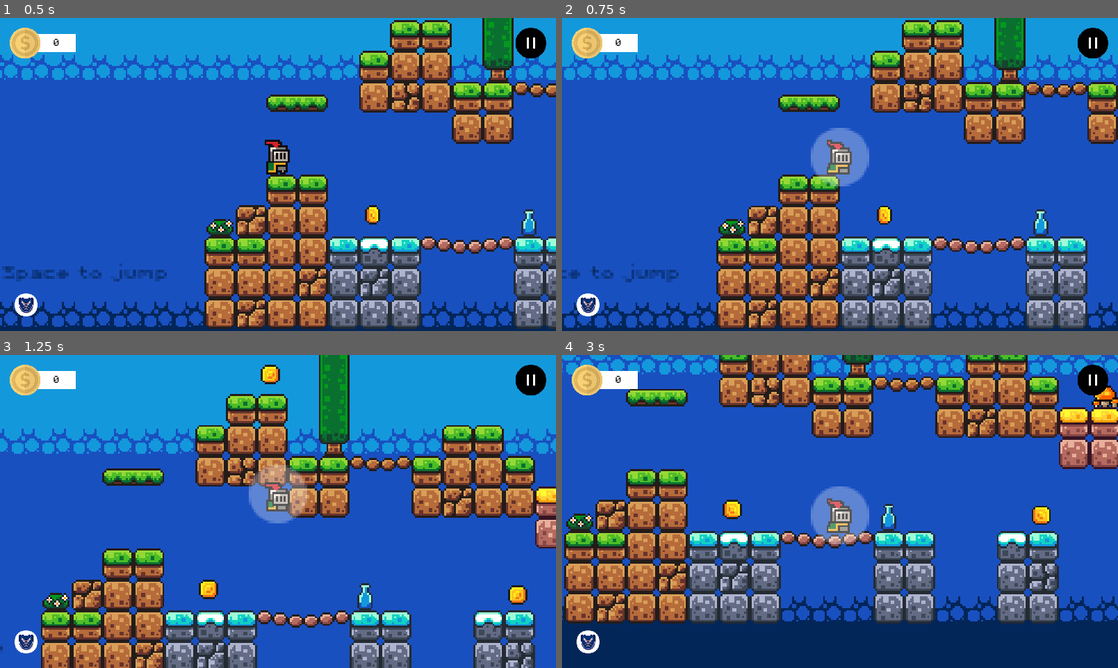
Above: before the commit, frames 1-4 (two rows, left to right).
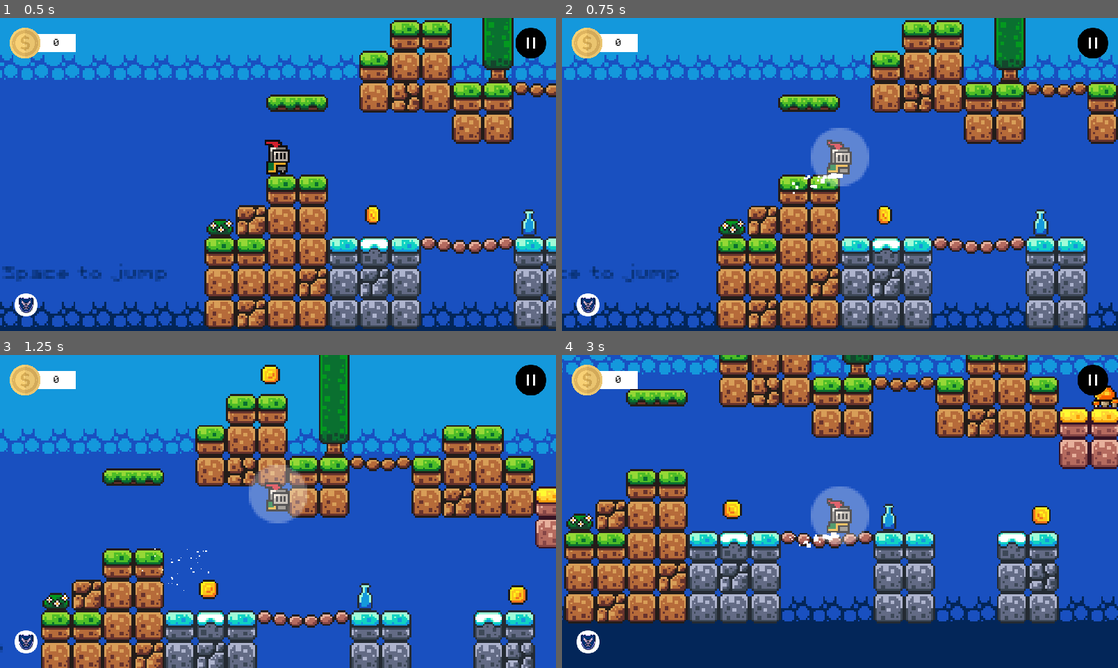
Above: after the commit, the same moments.

Repository: ImadSaddik/FirstGodotGame
Game: Godot game, scene res://scenes/level_1.tscn
Two runs of this game, one before a commit and one after it. Both use one fixed random seed, a clock stepped at 60 frames per second and the inputs below. This scene is started directly instead of the project's main scene.
Inputs:
- Up to frame 1 (0.5 s): no input
- Up to frame 2 (0.75 s): hold Right (move_right) from 0.53 s (still down); tap Shift (shield) at 0.6 s
- Up to frame 3 (1.25 s): keep holding Right (move_right); tap Space (jump) at 0.77, 0.8, 1.07 s
- Up to frame 4 (3 s): tap Space (jump) at 1.35, 1.52, 1.82, 2.3 s; tap Shift (shield) at 1.55, 2.85 s; release Right (move_right) at 2.03 s; hold Left (move_left) 2.03-2.78 s; tap E (hit) at 2.1 s; hold Right (move_right) from 2.78 s (still down)

Frame 1 is identical in both runs. In frame 2, 0.1% of the frame differs, in the area x 41-51%, y 49-57%; in frame 3, less than 0.1%; in frame 4, less than 0.1%.

Commit message:
Added jump particles when player is jumping

Diff:
--- a/scenes/player.tscn
+++ b/scenes/player.tscn
@@ -176,7 +176,28 @@
 [sub_resource type="CircleShape2D" id="CircleShape2D_sfjnd"]
 radius = 5.0
 
-[node name="Player" type="CharacterBody2D" node_paths=PackedStringArray("playerAnimatedSprite", "jumpSoundEffect", "deathSoundEffect", "sword", "deathSoundTimer", "swordCooldownTimer", "shieldCooldownTimer", "swordCooldown", "shield", "playerCollisionShape")]
+[sub_resource type="Curve" id="Curve_oww3d"]
+_data = [Vector2(0, 1), 0.0, 0.0, 0, 0, Vector2(1, 0.32638), 0.0, 0.0, 0, 0]
+point_count = 2
+
+[sub_resource type="CurveTexture" id="CurveTexture_xaxq5"]
+curve = SubResource("Curve_oww3d")
+
+[sub_resource type="ParticleProcessMaterial" id="ParticleProcessMaterial_sx568"]
+particle_flag_disable_z = true
+direction = Vector3(0, 1, 0)
+spread = 90.0
+initial_velocity_min = 10.0
+initial_velocity_max = 50.0
+gravity = Vector3(0, 98, 0)
+linear_accel_min = -2.23517e-06
+linear_accel_max = 30.0
+damping_min = 24.776
+damping_max = 63.731
+scale_max = 3.0
+scale_curve = SubResource("CurveTexture_xaxq5")
+
+[node name="Player" type="CharacterBody2D" node_paths=PackedStringArray("playerAnimatedSprite", "jumpSoundEffect", "deathSoundEffect", "sword", "deathSoundTimer", "swordCooldownTimer", "shieldCooldownTimer", "swordCooldown", "shield", "playerCollisionShape", "walkParticles", "jumpParticles")]
 z_index = 5
 collision_layer = 2
 script = ExtResource("1_qgvji")
@@ -190,6 +211,8 @@
 swordCooldown = NodePath("SwordCooldown")
 shield = NodePath("Shield")
 playerCollisionShape = NodePath("CollisionShape2D")
+walkParticles = NodePath("WalkGPUParticles")
+jumpParticles = NodePath("JumpGPUParticles")
 
 [node name="AnimatedSprite2D" type="AnimatedSprite2D" parent="."]
 position = Vector2(0, -12)
@@ -232,6 +255,21 @@
 wait_time = 15.0
 one_shot = true
 
+[node name="WalkGPUParticles" type="GPUParticles2D" parent="."]
+emitting = false
+amount = 30
+process_material = SubResource("ParticleProcessMaterial_sx568")
+lifetime = 0.3
+one_shot = true
+
+[node name="JumpGPUParticles" type="GPUParticles2D" parent="."]
+emitting = false
+amount = 30
+process_material = SubResource("ParticleProcessMaterial_sx568")
+lifetime = 0.5
+one_shot = true
+explosiveness = 1.0
+
 [connection signal="shield_power_end" from="Shield" to="." method="_on_shield_power_end"]
 [connection signal="timeout" from="DeathSoundTimer" to="." method="_on_death_sound_timer_timeout"]
 [connection signal="timeout" from="SwordCooldownTimer" to="." method="_on_sword_cooldown_timer_timeout"]
--- a/scripts/player.gd
+++ b/scripts/player.gd
@@ -10,6 +10,8 @@
 @export var swordCooldown: Node2D
 @export var shield: Node2D
 @export var playerCollisionShape: CollisionShape2D
+@export var walkParticles: GPUParticles2D
+@export var jumpParticles: GPUParticles2D
 
 const SPEED: float = 130.0
 const JUMP_VELOCITY: float = -300.0
@@ -65,6 +67,20 @@
 		jumpsPerformed += 1
 		velocity.y = -JUMP_VELOCITY if isGravityInverted else JUMP_VELOCITY
 		jumpSoundEffect.play()
+		show_jump_particles()
+
+
+func show_jump_particles():
+	if jumpsPerformed < MAX_JUMPS_ALLOWED:
+		jumpParticles.emitting = true
+	else:
+		var newParticles = jumpParticles.duplicate()
+		add_child(newParticles)
+		newParticles.global_position = global_position
+		newParticles.emitting = true
+
+		await get_tree().create_timer(newParticles.lifetime).timeout
+		newParticles.queue_free()
 
 
 func is_in_air() -> bool:
@@ -114,6 +130,7 @@
 	flip_player_based_on_direction(direction)
 	move_player_in_direction(direction)
 	play_animations(direction)
+	show_walk_particles(direction)
 
 
 func flip_player_based_on_direction(direction: float) -> void:
@@ -144,6 +161,13 @@
 		playerAnimatedSprite.play("jump")
 
 
+func show_walk_particles(direction: float) -> void:
+	if direction != 0 and not is_in_air():
+		walkParticles.emitting = true
+	else:
+		walkParticles.emitting = false
+
+
 func invert_gravity() -> void:
 	isGravityInverted = true
 	scale.y = -1 if isGravityInverted else 1
Not shown: 1 places in scenes/player.tscn that only renumber resources
